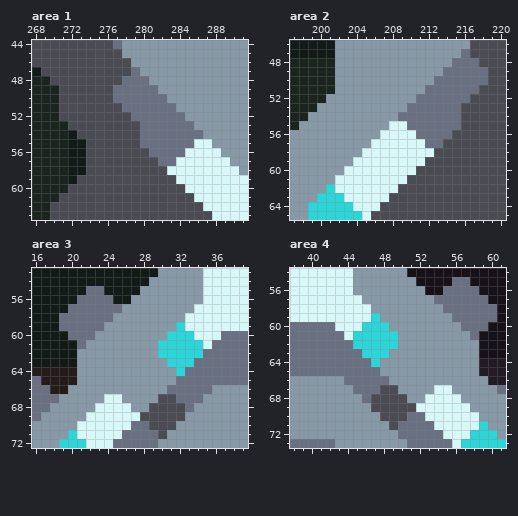
Edited in one commit: pixel-art file (assets/sprites/atlas/units.ase). The picture above was drawn from the file before the commit.
736x736 pixels, 1 frame. Colours within 5 levels of each other are drawn and written as one. Shown: area 1: x 268..291, y 44..63; area 2: x 197..220, y 46..65; area 3: x 16..39, y 53..72; area 4: x 38..61, y 54..73. The commit also changed other parts of the picture, which this record leaves out.
The result:
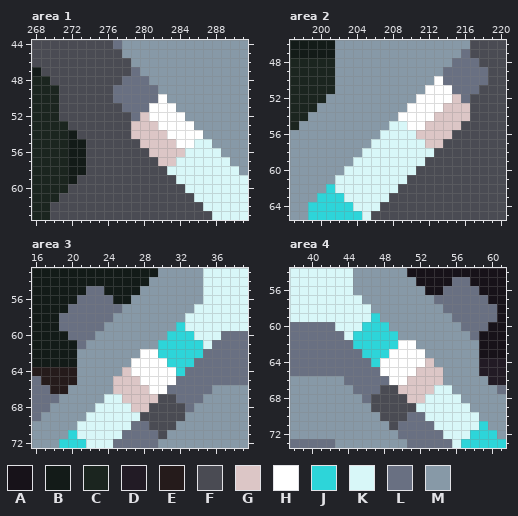
Palette (. is transparent): A #171219  B #131b18  C #1b251f  D #221b25  E #251b1b  F #4a4b53  G #dcc6c6  H #ffffff  J #2dd5d9  K #d8f7f8  L #697082  M #8799a7
Edits made:
layer "cell" now shown
Area 1, layer "cell":
The author changed colour F to colour G in rows 53 to 54 at x 279.
The author changed colour L to colour G in row 52 at x 280; in row 53 at x 280 to 281; in row 54 at x 280 to 282; in row 55 at x 280 to 283; in row 56 at x 281 to 284; in row 57 at x 282 to 283.
The author changed colour L to colour H in row 50 at x 282; in row 51 at x 281 to 283; in row 52 at x 281 to 284; in row 53 at x 282 to 285; in row 54 at x 283 to 286; in row 55 at x 284 to 285.
Area 2, layer "cell":
The author changed colour F to colour G in rows 53 to 54 at x 216.
The author changed colour L to colour G in row 52 at x 215; in row 53 at x 214 to 215; in row 54 at x 213 to 215; in row 55 at x 212 to 215; in row 56 at x 211 to 214; in row 57 at x 212 to 213.
The author changed colour L to colour H in row 50 at x 213; in row 51 at x 212 to 214; in row 52 at x 211 to 214; in row 53 at x 210 to 213; in row 54 at x 209 to 212; in row 55 at x 210 to 211.
Area 3, layer "cell":
The author changed colour M to colour G in row 64 at x 26; in row 65 at x 25 to 27; in row 66 at x 25 to 28; in row 67 at x 26 to 29; in row 68 at x 27 to 28.
The author changed colour M to colour H in row 62 at x 28 to 29; in row 63 at x 27 to 30; in row 64 at x 27 to 31; in row 65 at x 28 to 31; in row 66 at x 29 to 30.
Area 4, layer "cell":
The author changed colour M to colour G in row 64 at x 53; in row 65 at x 52 to 54; in row 66 at x 51 to 54; in row 67 at x 50 to 53; in row 68 at x 51 to 52.
The author changed colour M to colour H in row 62 at x 50 to 51; in row 63 at x 49 to 52; in row 64 at x 48 to 52; in row 65 at x 48 to 51; in row 66 at x 49 to 50.
